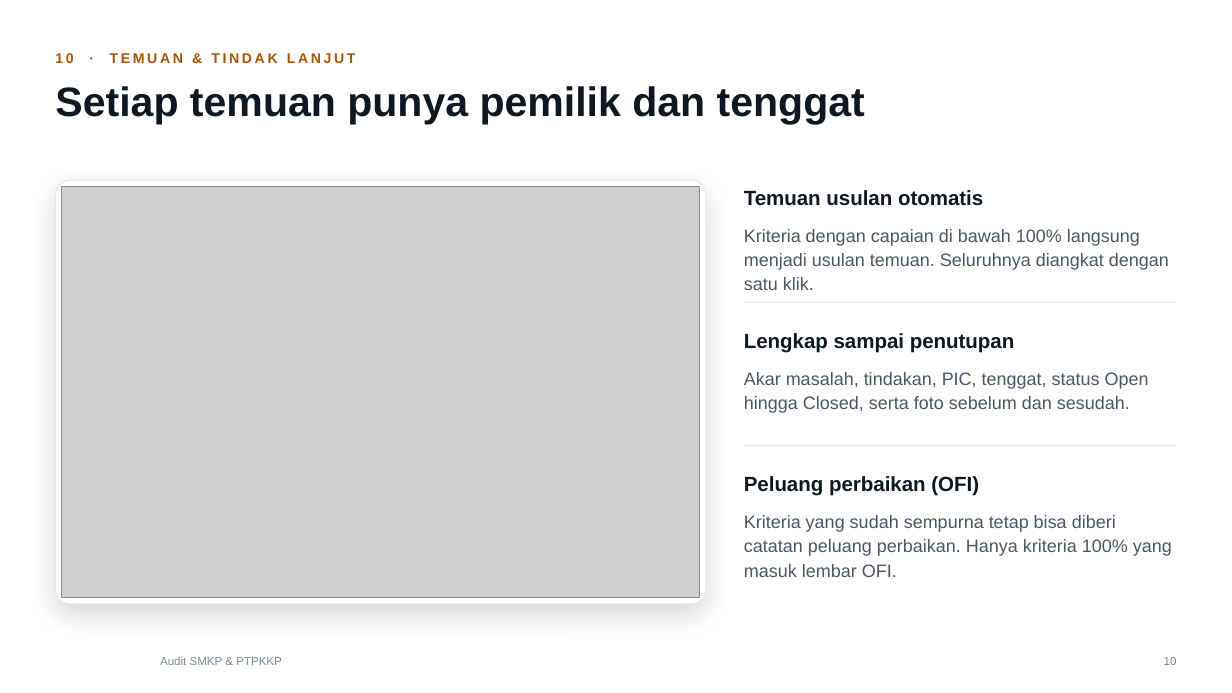
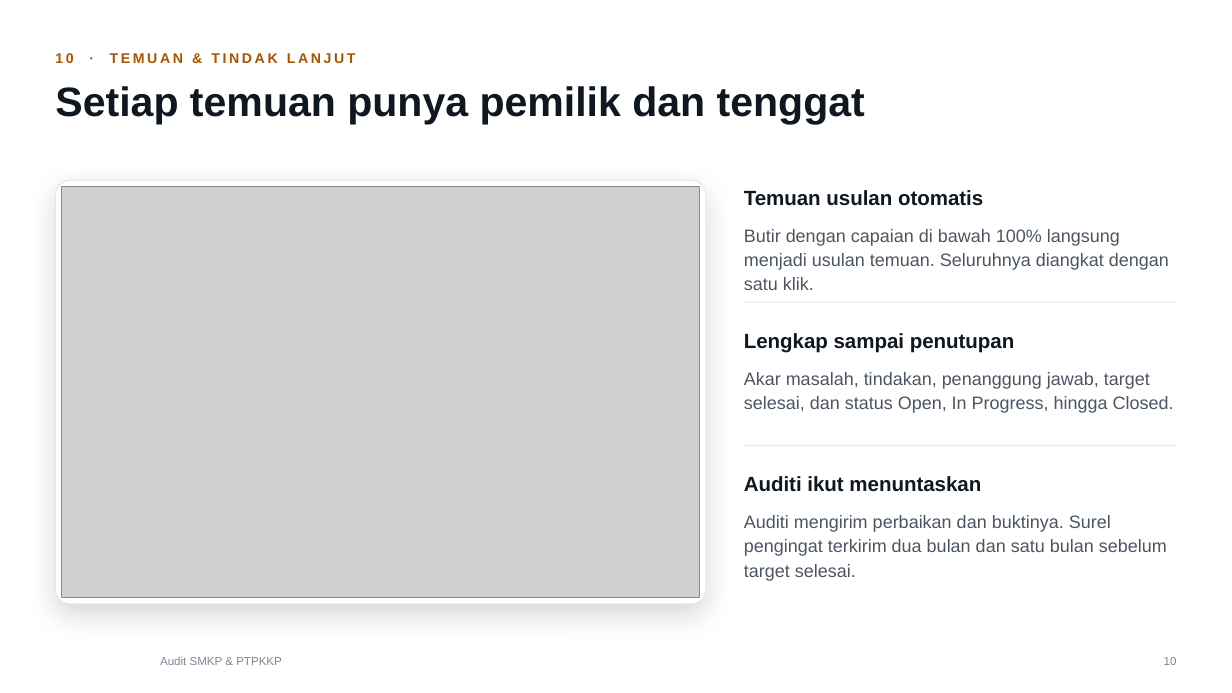
Before and after one commit to ozuby24/EQOHSEE, a slide deck: slide 10 of docs/jual/smkp/Promosi-Audit-SMKP-PTPKKP-EQOHSEE.pptx. Drawn at 1232x693 pixels with LibreOffice and Linux fonts; fonts in the diff are those of the drawing; grey boxes stand for pictures; background and template pictures are left out. Boxes give left, top, right and bottom in pixels: in the first picture for what was removed or moved away, otherwise in the second. Text is boxed around its words. In the diff, an @@ line names an element or a change of style, - is before the commit and + after.

```diff
--- a/docs/jual/smkp/Promosi-Audit-SMKP-PTPKKP-EQOHSEE.pptx
+++ b/docs/jual/smkp/Promosi-Audit-SMKP-PTPKKP-EQOHSEE.pptx
@@ text at (744, 229, 1169, 290): text changed @@
-Kriteria dengan capaian di bawah 100% langsung menjadi usulan temuan. Seluruhnya diangkat dengan satu klik.
+Butir dengan capaian di bawah 100% langsung menjadi usulan temuan. Seluruhnya diangkat dengan satu klik.
@@ text at (744, 372, 1174, 413): text changed @@
-Akar masalah, tindakan, PIC, tenggat, status Open hingga Closed, serta foto sebelum dan sesudah.
+Akar masalah, tindakan, penanggung jawab, target selesai, dan status Open, In Progress, hingga Closed.
@@ text at (744, 476, 981, 492): text changed @@
-Peluang perbaikan (OFI)
+Auditi ikut menuntaskan
@@ text at (744, 515, 1167, 581): text changed @@
-Kriteria yang sudah sempurna tetap bisa diberi catatan peluang perbaikan. Hanya kriteria 100% yang masuk lembar OFI.
+Auditi mengirim perbaikan dan buktinya. Surel pengingat terkirim dua bulan dan satu bulan sebelum target selesai.
```
Also in this commit, not shown: 12 other slides changed, 1 slide added, 1 slide removed, 2 other files.
